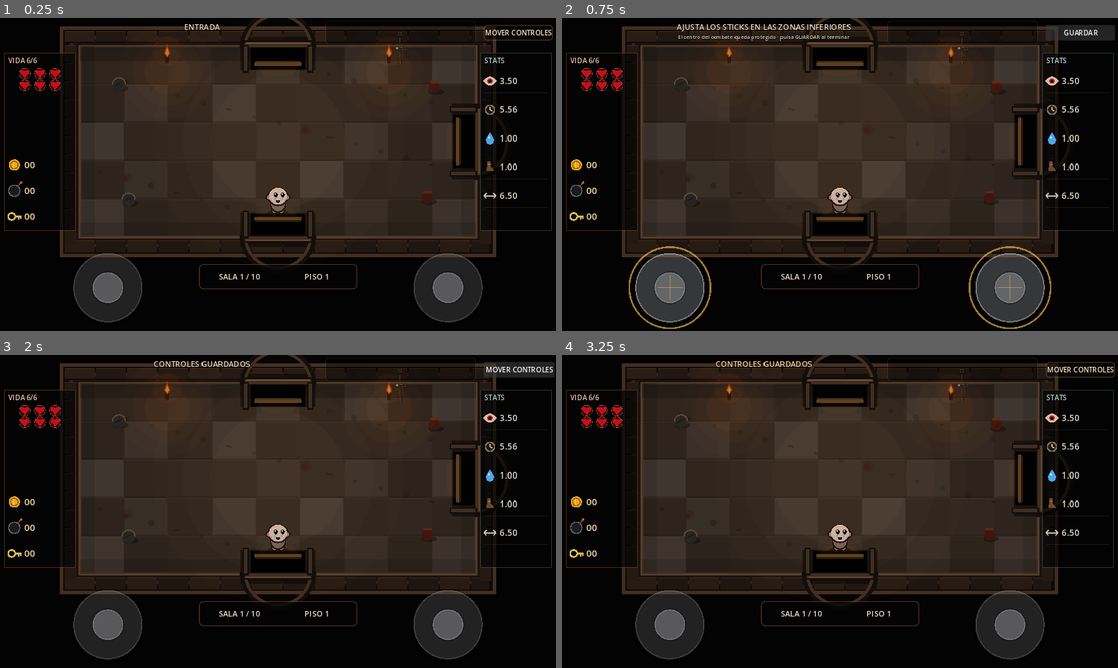
Above: before the commit, frames 1-4 (two rows, left to right).
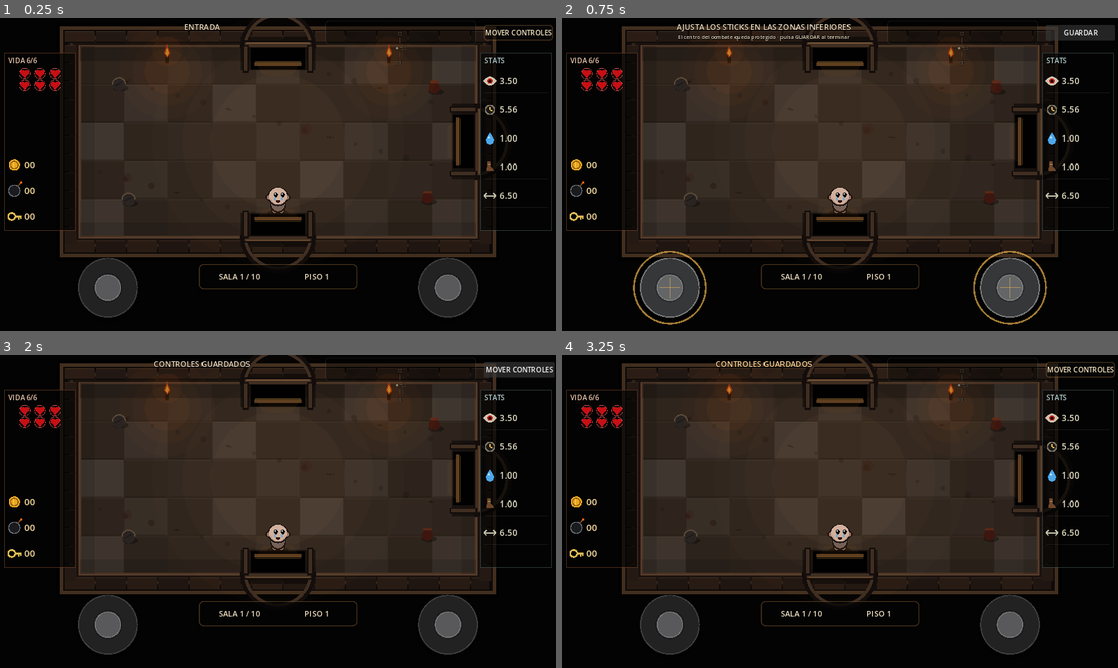
Above: after the commit, the same moments.

Repository: LoloscarPrr/Binding-of-Ismael
Game: Godot game, scene res://scenes/main.tscn
The game is run twice, just before and just after one commit, with the same random seed, the same clock (stepped at 60 frames per second) and the same inputs.
Inputs (mouse positions are in pixels of both pictures, inside the frame that each line leads up to):
- Up to frame 1 (0.25 s): no input
- Up to frame 2 (0.75 s): click "MOVER CONTROLES" at 0.5 s
- Up to frame 3 (2 s): click "GUARDAR" at 1.25 s
- Up to frame 4 (3.25 s): click (962, 370) at 2 s; click (912, 405) at 2.75 s

The runs differ from the first frame. In frame 1, 1.4% of the frame differs, in the area x 13-87%, y 75-98%; in frame 2, 2.6%, in the area x 12-88%, y 72-100%; in frame 3, 1.4%; in frame 4, 1.4%.

Commit message:
controls: add pinch resizing to virtual sticks

Diff:
--- a/scripts/virtual_stick.gd
+++ b/scripts/virtual_stick.gd
@@ -9,7 +9,7 @@
 @export var response_curve := 1.15
 @export var smoothing_speed := 22.0
 @export var floating_origin := false
-@export var visual_scale := 1.16
+@export var visual_scale := 1.0
 
 var value := Vector2.ZERO
 var _target_value := Vector2.ZERO
@@ -19,6 +19,14 @@
 var _drag_offset := Vector2.ZERO
 var _edit_center_bounds := Rect2()
 
+var _edit_touches: Dictionary = {}
+var _pinch_initial_distance := 0.0
+var _pinch_initial_side := 0.0
+var _resize_min_side := 120.0
+var _resize_max_side := 380.0
+var _stick_radius_ratio := 0.39
+var _knob_radius_ratio := 0.17
+
 func _ready() -> void:
 	mouse_filter = Control.MOUSE_FILTER_IGNORE
 	_default_center = size * 0.5
@@ -43,11 +51,22 @@
 
 func set_edit_mode(enabled: bool) -> void:
 	_edit_mode = enabled
+	_edit_touches.clear()
+	_pinch_initial_distance = 0.0
+	_pinch_initial_side = 0.0
 	reset()
 	queue_redraw()
 
 func set_edit_center_bounds(bounds: Rect2) -> void:
 	_edit_center_bounds = bounds
+
+func configure_edit_size(side: float, minimum_side: float, maximum_side: float) -> void:
+	_resize_min_side = maxf(72.0,minimum_side)
+	_resize_max_side = maxf(_resize_min_side,maximum_side)
+	_apply_side(clampf(side,_resize_min_side,_resize_max_side))
+
+func get_control_side() -> float:
+	return size.x
 
 func handle_touch(event: InputEvent) -> bool:
 	if _edit_mode:
@@ -67,28 +86,93 @@
 
 func _handle_edit_touch(event: InputEvent) -> bool:
 	if event is InputEventScreenTouch:
-		if event.pressed and _touch_id == -1 and get_global_rect().has_point(event.position):
-			_touch_id = event.index
-			_drag_offset = event.position - global_position
-			return true
-		elif not event.pressed and event.index == _touch_id:
-			_touch_id = -1
-			layout_changed.emit()
-			return true
-	elif event is InputEventScreenDrag and event.index == _touch_id:
-		var screen_size := get_viewport_rect().size
-		var new_pos: Vector2 = event.position - _drag_offset
-		var new_center := new_pos+size*0.5
-		if _edit_center_bounds.size.x > 0.0 and _edit_center_bounds.size.y > 0.0:
-			new_center.x = clampf(new_center.x,_edit_center_bounds.position.x,_edit_center_bounds.end.x)
-			new_center.y = clampf(new_center.y,_edit_center_bounds.position.y,_edit_center_bounds.end.y)
-			new_pos = new_center-size*0.5
-		new_pos.x = clampf(new_pos.x,0.0,maxf(0.0,screen_size.x-size.x))
-		new_pos.y = clampf(new_pos.y,0.0,maxf(0.0,screen_size.y-size.y))
-		position = new_pos
-		queue_redraw()
+		if event.pressed:
+			var hit_rect := get_global_rect().grow(32.0)
+			if _edit_touches.is_empty() and not hit_rect.has_point(event.position):
+				return false
+			if _edit_touches.size() >= 2:
+				return false
+			_edit_touches[event.index] = event.position
+			if _edit_touches.size() == 1:
+				_touch_id = event.index
+				_drag_offset = event.position-global_position
+			else:
+				_begin_pinch()
+			return true
+		elif _edit_touches.has(event.index):
+			_edit_touches.erase(event.index)
+			if _edit_touches.is_empty():
+				_touch_id = -1
+				_pinch_initial_distance = 0.0
+				_pinch_initial_side = 0.0
+				layout_changed.emit()
+			else:
+				var remaining_ids := _edit_touches.keys()
+				_touch_id = int(remaining_ids[0])
+				var remaining_pos: Vector2 = _edit_touches[_touch_id]
+				_drag_offset = remaining_pos-global_position
+				_pinch_initial_distance = 0.0
+			return true
+	elif event is InputEventScreenDrag and _edit_touches.has(event.index):
+		_edit_touches[event.index] = event.position
+		if _edit_touches.size() >= 2:
+			_update_pinch()
+		else:
+			_update_edit_drag(event.position)
 		return true
 	return false
+
+func _begin_pinch() -> void:
+	var ids := _edit_touches.keys()
+	if ids.size() < 2:
+		return
+	var p0: Vector2 = _edit_touches[int(ids[0])]
+	var p1: Vector2 = _edit_touches[int(ids[1])]
+	_pinch_initial_distance = maxf(1.0,p0.distance_to(p1))
+	_pinch_initial_side = size.x
+
+func _update_pinch() -> void:
+	var ids := _edit_touches.keys()
+	if ids.size() < 2:
+		return
+	var p0: Vector2 = _edit_touches[int(ids[0])]
+	var p1: Vector2 = _edit_touches[int(ids[1])]
+	if _pinch_initial_distance <= 0.0 or _pinch_initial_side <= 0.0:
+		_begin_pinch()
+	var distance := maxf(1.0,p0.distance_to(p1))
+	var scale_factor := distance/_pinch_initial_distance
+	var new_side := clampf(_pinch_initial_side*scale_factor,_resize_min_side,_resize_max_side)
+	var midpoint := (p0+p1)*0.5
+	_apply_side(new_side)
+	_set_center_inside_viewport(midpoint)
+
+func _update_edit_drag(pointer: Vector2) -> void:
+	var screen_size := get_viewport_rect().size
+	var new_pos := pointer-_drag_offset
+	var new_center := new_pos+size*0.5
+	if _edit_center_bounds.size.x > 0.0 and _edit_center_bounds.size.y > 0.0:
+		new_center.x = clampf(new_center.x,_edit_center_bounds.position.x,_edit_center_bounds.end.x)
+		new_center.y = clampf(new_center.y,_edit_center_bounds.position.y,_edit_center_bounds.end.y)
+		new_pos = new_center-size*0.5
+	new_pos.x = clampf(new_pos.x,0.0,maxf(0.0,screen_size.x-size.x))
+	new_pos.y = clampf(new_pos.y,0.0,maxf(0.0,screen_size.y-size.y))
+	position = new_pos
+	queue_redraw()
+
+func _apply_side(side: float) -> void:
+	size = Vector2(side,side)
+	stick_radius = side*_stick_radius_ratio
+	knob_radius = side*_knob_radius_ratio
+	_default_center = size*0.5
+	queue_redraw()
+
+func _set_center_inside_viewport(center: Vector2) -> void:
+	var screen_size := get_viewport_rect().size
+	var pos := center-size*0.5
+	pos.x = clampf(pos.x,0.0,maxf(0.0,screen_size.x-size.x))
+	pos.y = clampf(pos.y,0.0,maxf(0.0,screen_size.y-size.y))
+	position = pos
+	queue_redraw()
 
 func reset() -> void:
 	_touch_id = -1
@@ -113,9 +197,9 @@
 	var base_alpha := 0.15 if not _edit_mode else 0.25
 	var rim_alpha := 0.18 if not _edit_mode else 0.42
 	var knob_alpha := 0.30 + active_strength * 0.22
-	var visual_stick_radius := stick_radius * visual_scale
-	var visual_knob_radius := knob_radius * visual_scale
-	var visual_offset := value * visual_stick_radius
+	var visual_stick_radius := stick_radius*visual_scale
+	var visual_knob_radius := knob_radius*visual_scale
+	var visual_offset := value*visual_stick_radius
 	draw_circle(center + Vector2(0,5), visual_stick_radius + 8.0, Color(0.0,0.0,0.0,0.18))
 	draw_circle(center, visual_stick_radius, Color(0.82,0.84,0.86,base_alpha))
 	draw_arc(center, visual_stick_radius, 0.0, TAU, 64, Color(0.92,0.93,0.94,rim_alpha), 3.0)
@@ -124,5 +208,5 @@
 	draw_arc(center + visual_offset, visual_knob_radius, 0.0, TAU, 48, Color(1.0,1.0,1.0,0.24 + active_strength*0.22), 2.5)
 	if _edit_mode:
 		draw_arc(center, visual_stick_radius + 15.0, 0.0, TAU, 48, Color(1.0,0.76,0.32,0.62), 4.0)
-		draw_line(center + Vector2(-24,0)*visual_scale, center + Vector2(24,0)*visual_scale, Color(1.0,0.76,0.32,0.46), 2.0)
-		draw_line(center + Vector2(0,-24)*visual_scale, center + Vector2(0,24)*visual_scale, Color(1.0,0.76,0.32,0.46), 2.0)
+		draw_line(center + Vector2(-24,0), center + Vector2(24,0), Color(1.0,0.76,0.32,0.46), 2.0)
+		draw_line(center + Vector2(0,-24), center + Vector2(0,24), Color(1.0,0.76,0.32,0.46), 2.0)
